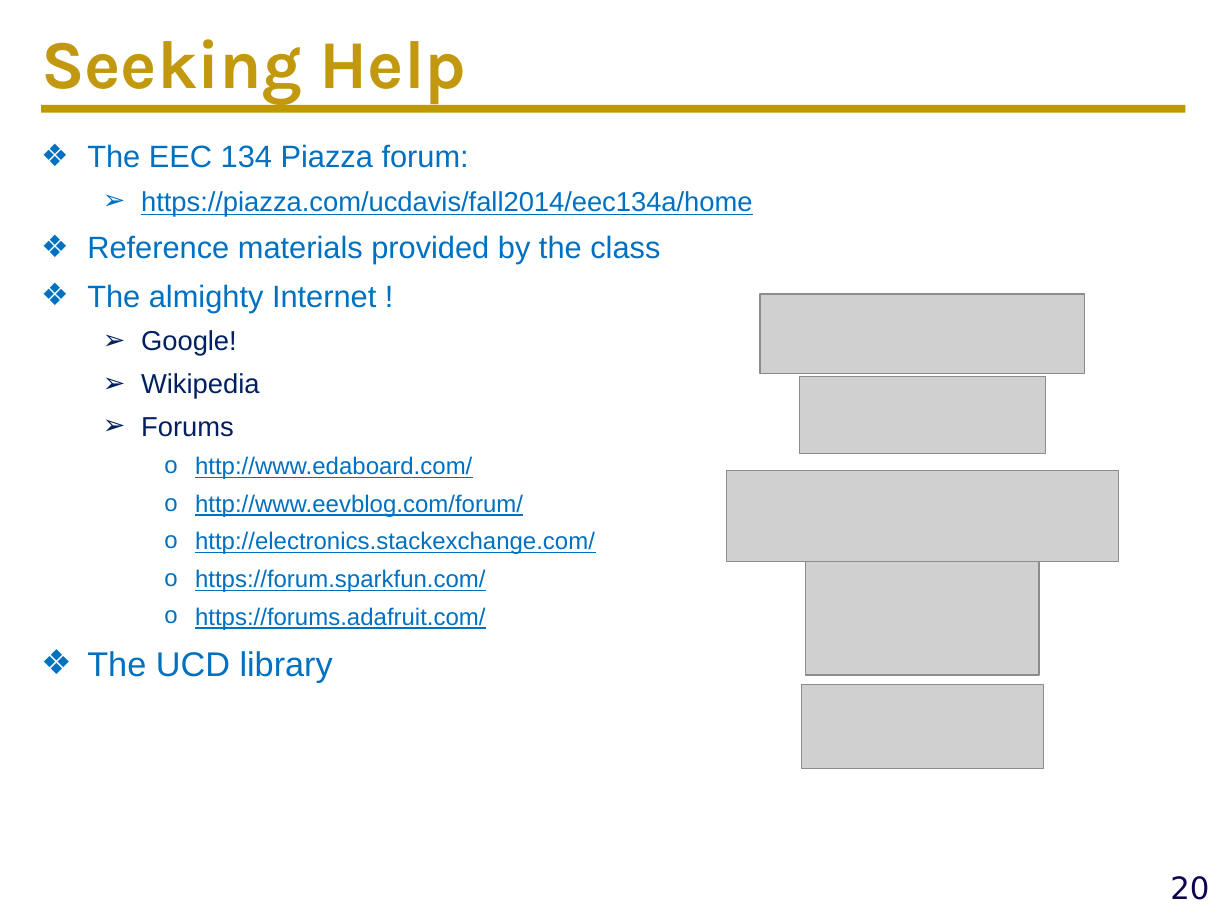
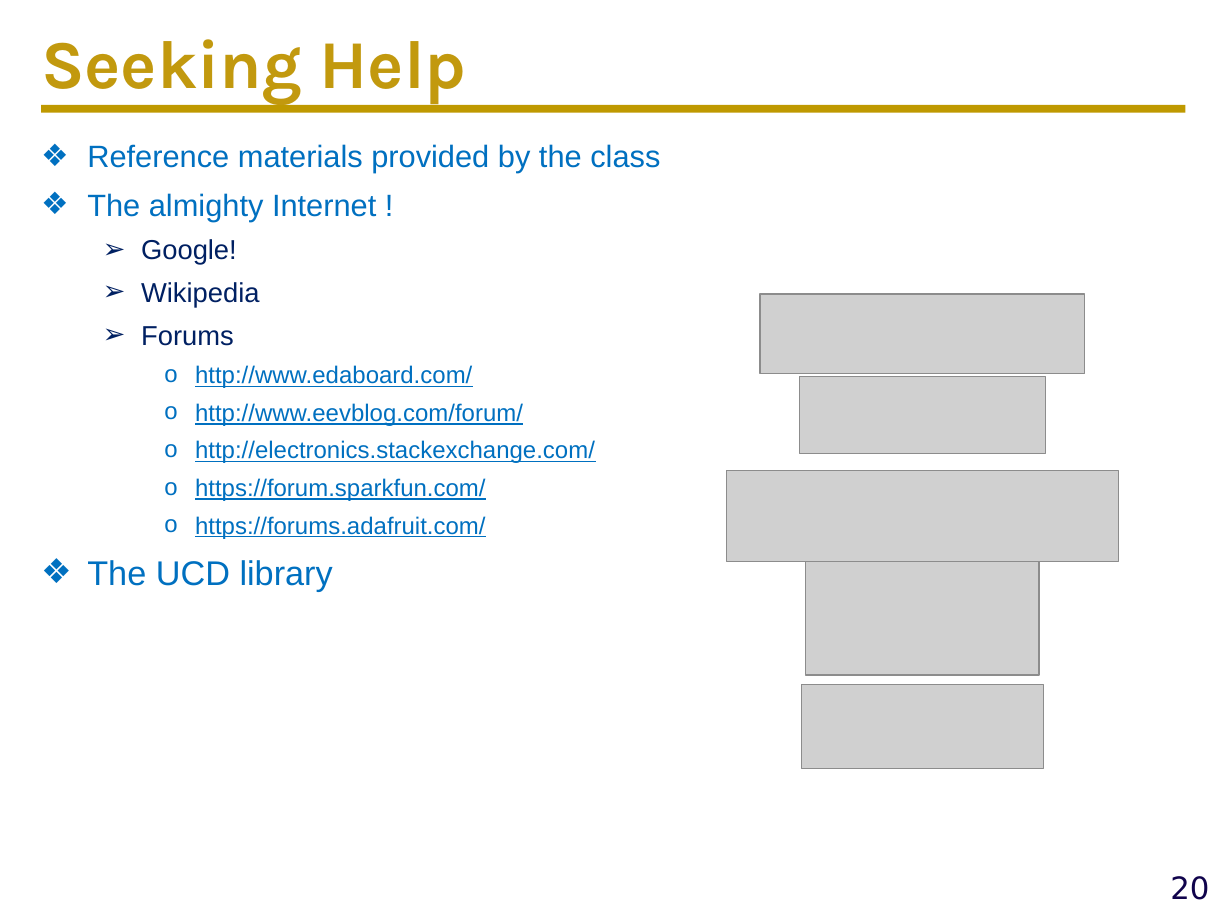
Before and after one commit to ucdart/UCD-EEC134, a slide deck: slide 20 of lectures/lec0/Lec0-CourseMechanisms.pptx. Drawn at 1232x924 pixels with LibreOffice and Linux fonts; fonts in the diff are those of the drawing; grey boxes stand for pictures; background and template pictures are left out. Boxes give left, top, right and bottom in pixels: in the first picture for what was removed or moved away, otherwise in the second. Text is boxed around its words. In the diff, an @@ line names an element or a change of style, - is before the commit and + after.

```diff
--- a/lectures/lec0/Lec0-CourseMechanisms.pptx
+++ b/lectures/lec0/Lec0-CourseMechanisms.pptx
@@ text at box(87, 144, 752, 217): paragraphs removed @@
-❖ The EEC 134 Piazza forum:
-  ➢ https://piazza.com/ucdavis/fall2014/eec134a/home
```
Also in this commit, not shown: 4 other slides changed.
